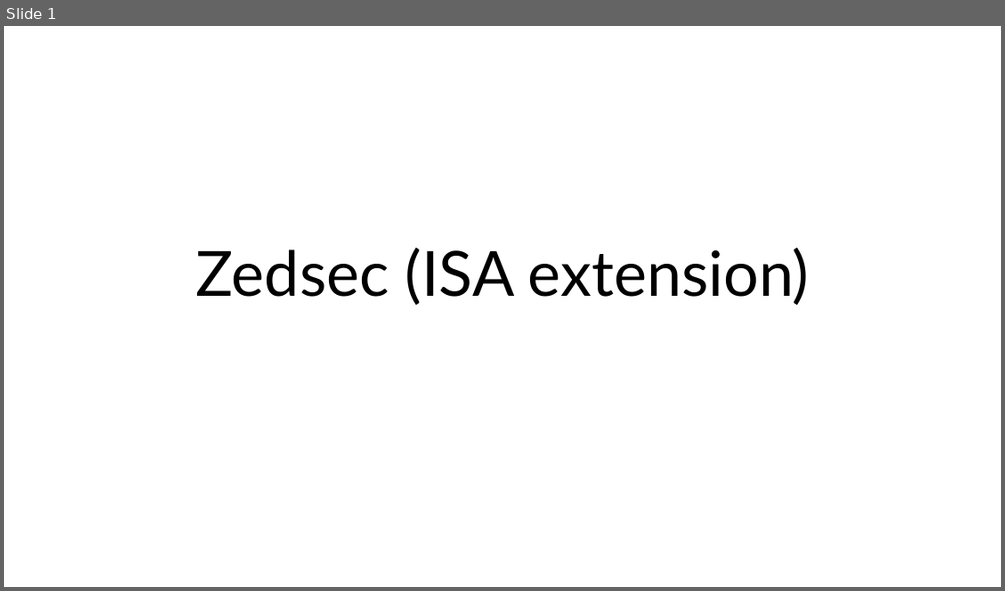
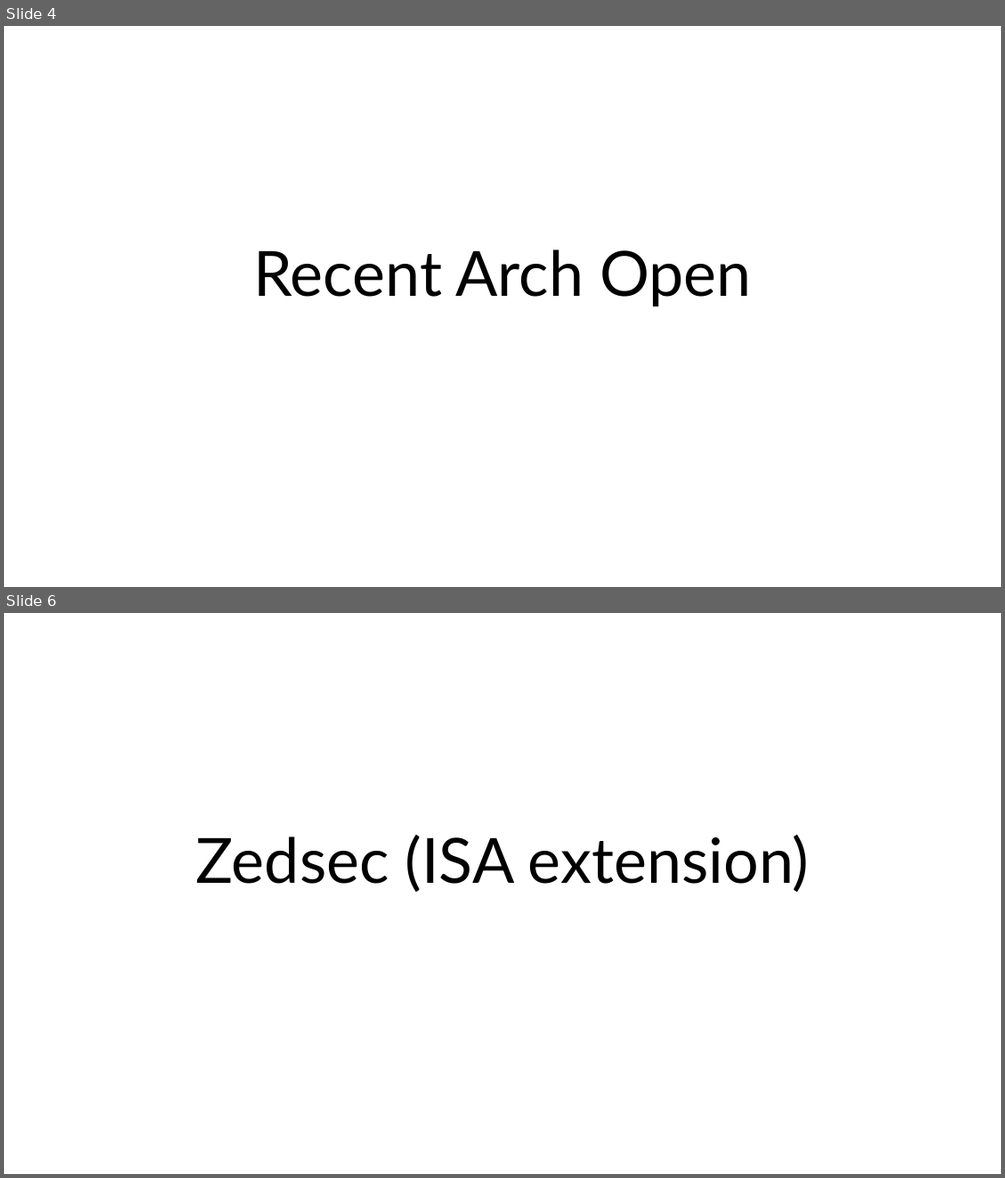
Before and after one commit to riscv-admin/external-debug-security, a slide deck: meetings/External debug security specification review.pptx. Shown one above the other, each under a label of ours: slide 1 before the commit, slides 4 and 6 after it; the slides between them are not shown. The pictures are 1005x591 and 1005x1178 pixels, drawn with LibreOffice and Linux fonts; fonts in the diff are those of the drawing. Boxes give left, top, right and bottom in pixels: in the first picture for what was removed or moved away, otherwise in the second. Text is boxed around its words. In the diff, an @@ line names an element or a change of style, - is before the commit and + after.

```diff
--- a/meetings/External debug security specification review.pptx
+++ b/meetings/External debug security specification review.pptx
@@ slide 4 added at box(4, 26, 1001, 587), background #FFFFFF @@
@@ title added at box(253, 249, 752, 306), 60 pt, text #000000 @@
+Recent Arch Open
@@ what was slide 1 is now slide 6 @@
```
Also in this commit, not shown: 6 slides changed, 5 other slides added, 2 slides removed.
